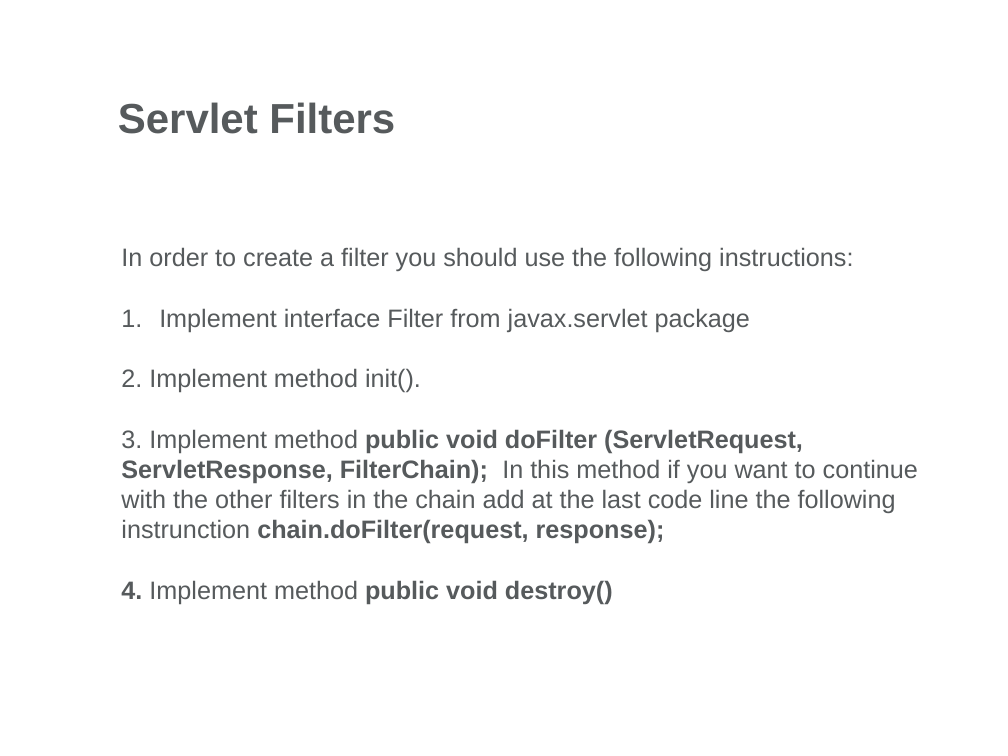
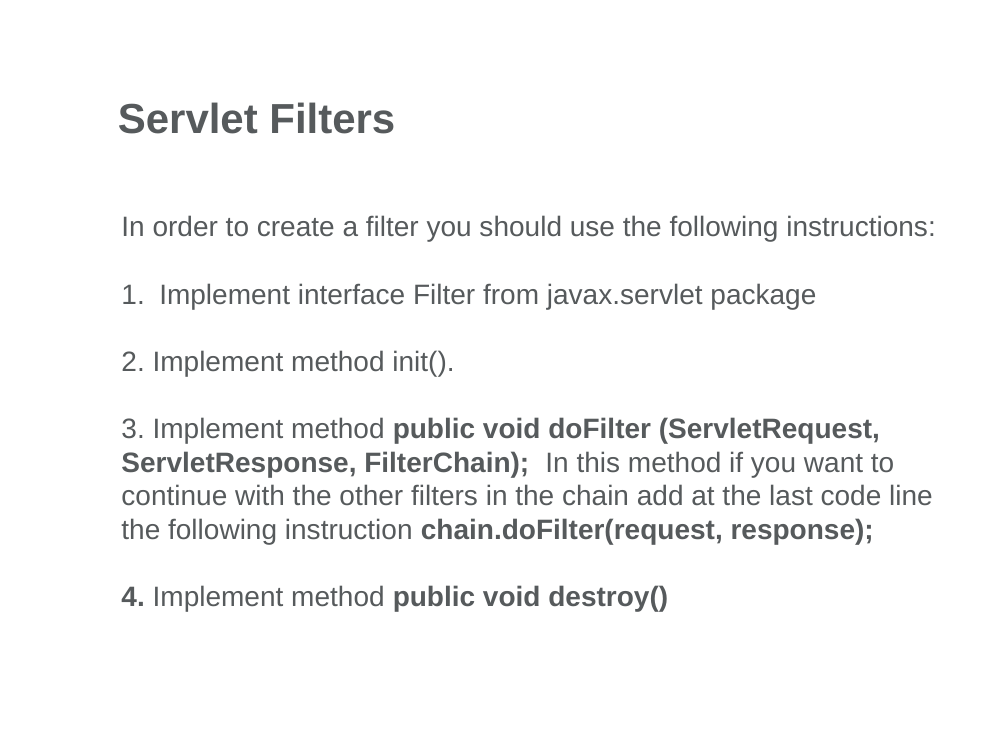
Before and after one commit to SerdinIordan/JavaCode, a slide deck: slide 22 of Day10Servlets/Servlets/Day2/Docs/Web Presentation-Part2.pptx. Drawn at 1008x756 pixels with LibreOffice and Linux fonts; fonts in the diff are those of the drawing; background and template pictures are left out. Boxes give left, top, right and bottom in pixels: in the first picture for what was removed or moved away, otherwise in the second. Text is boxed around its words. In the diff, an @@ line names an element or a change of style, - is before the commit and + after.

Commit message:
Mesaj Servlets2

```diff
--- a/Day10Servlets/Servlets/Day2/Docs/Web Presentation-Part2.pptx
+++ b/Day10Servlets/Servlets/Day2/Docs/Web Presentation-Part2.pptx
@@ text "In order to create a ...": place and size @@
-text "In order to create a ..." at <box>121,247,918,604</box>
+text "In order to create a ..." at <box>121,215,935,611</box>
@@ text at <box>121,215,935,611</box>: size 18 to 20 pt in "In order to create a filter you ...", "Implement interface Filter from javax.servlet package", "2. Implement method init().", "4. Implement method public void destroy()" @@
@@ text at <box>121,417,933,544</box>: text changed; size 18 to 20 pt @@
-  3. Implement method public void doFilter (ServletRequest, ServletResponse, FilterChain); In this method if you want to continue with the other filters in the chain add at the last code line the following instrunction chain.doFilter(request, response);
+  3. Implement method public void doFilter (ServletRequest, ServletResponse, FilterChain); In this method if you want to continue with the other filters in the chain add at the last code line the following instruction chain.doFilter(request, response);
```
Also in this commit, not shown: 14 other slides changed, 14 other files.
